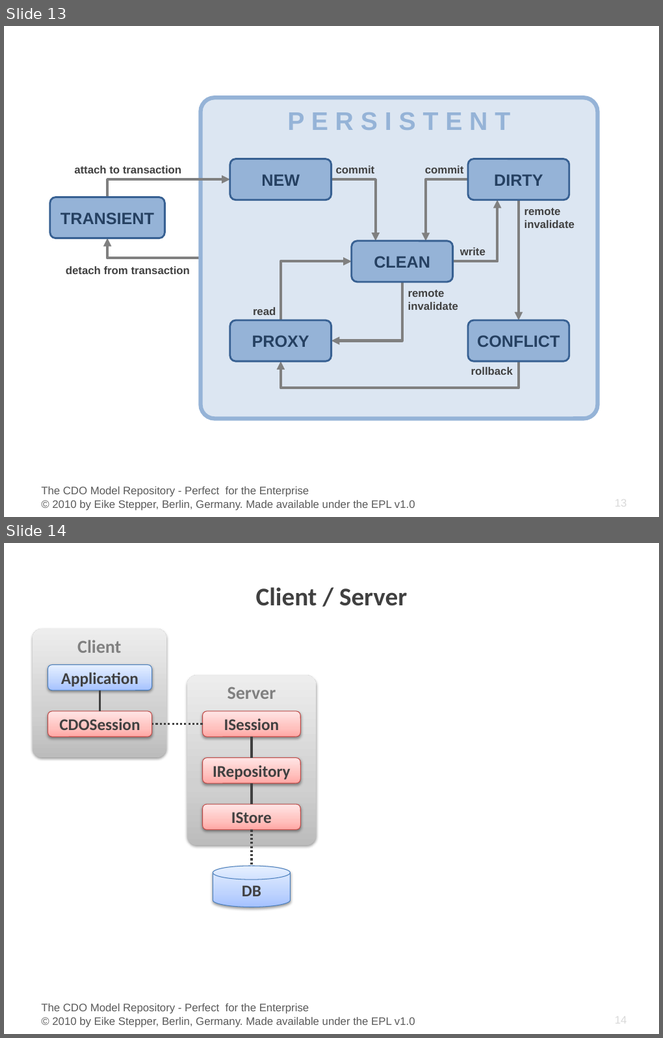
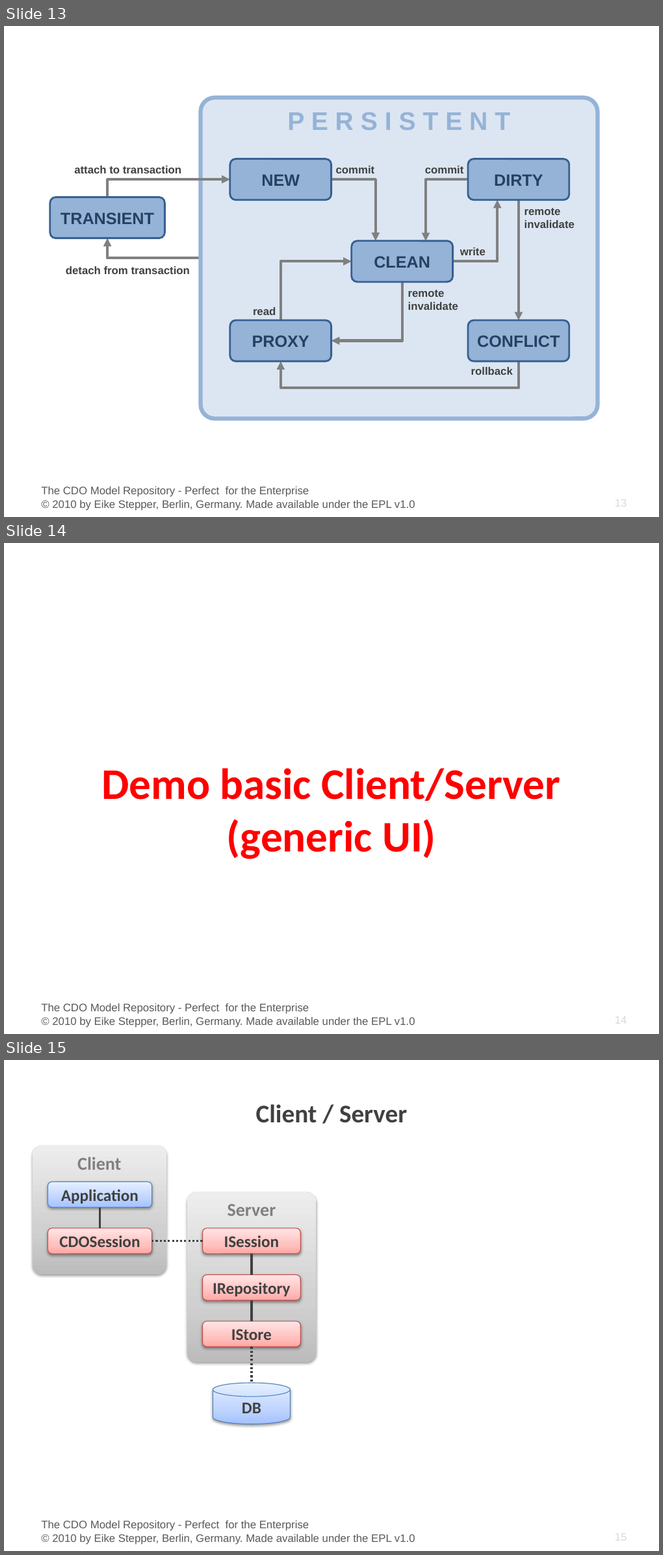
Before and after one commit to eclipse-cdo/cdo.www, a slide deck: documentation/presentations/EclipseModelingDayZurich2010/CDO_Enterprise.pptx. Shown one above the other, each under a label of ours: slides 13 and 14 before the commit, slides 13, 14 and 15 after it. The pictures are 663x1038 and 663x1555 pixels, drawn with LibreOffice and Linux fonts; fonts in the diff are those of the drawing; background and template pictures are left out. Boxes give left, top, right and bottom in pixels: in the first picture for what was removed or moved away, otherwise in the second. Text is boxed around its words. In the diff, an @@ line names an element or a change of style, - is before the commit and + after.

```diff
--- a/documentation/presentations/EclipseModelingDayZurich2010/CDO_Enterprise.pptx
+++ b/documentation/presentations/EclipseModelingDayZurich2010/CDO_Enterprise.pptx
@@ slide 14 added at bbox=[4, 543, 659, 1034], background #FFFFFF @@
@@ text added at bbox=[102, 769, 560, 860], 48 pt, text #FF0000, bold @@
+Demo basic Client/Server
+(generic UI)
@@ text added at bbox=[41, 1004, 415, 1028], 12 pt, text #595959 @@
+The CDO Model Repository - Perfect for the Enterprise
+© 2010 by Eike Stepper, Berlin, Germany. Made available under the EPL v1.0
@@ page number added at bbox=[615, 1015, 627, 1027], 12 pt, text #D9D9D9 @@
+14
@@ what was slide 14 is now slide 15 @@
@@ page number at bbox=[615, 1532, 627, 1544]: text changed @@
-14
+15
```
Also in this commit, not shown: 1 slide changed, 4 other files.
